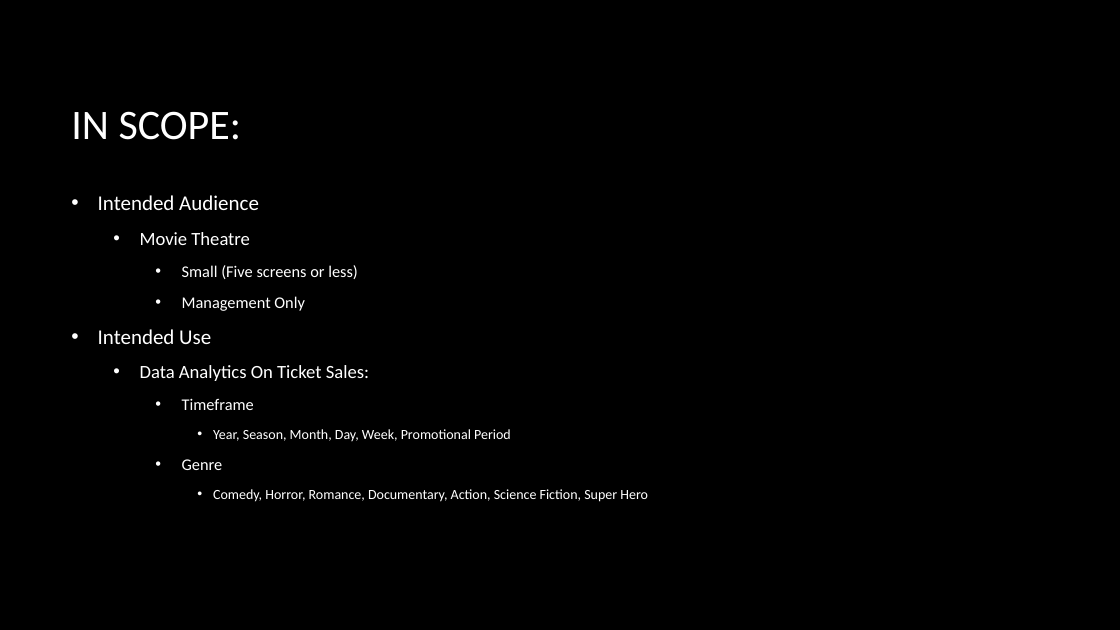
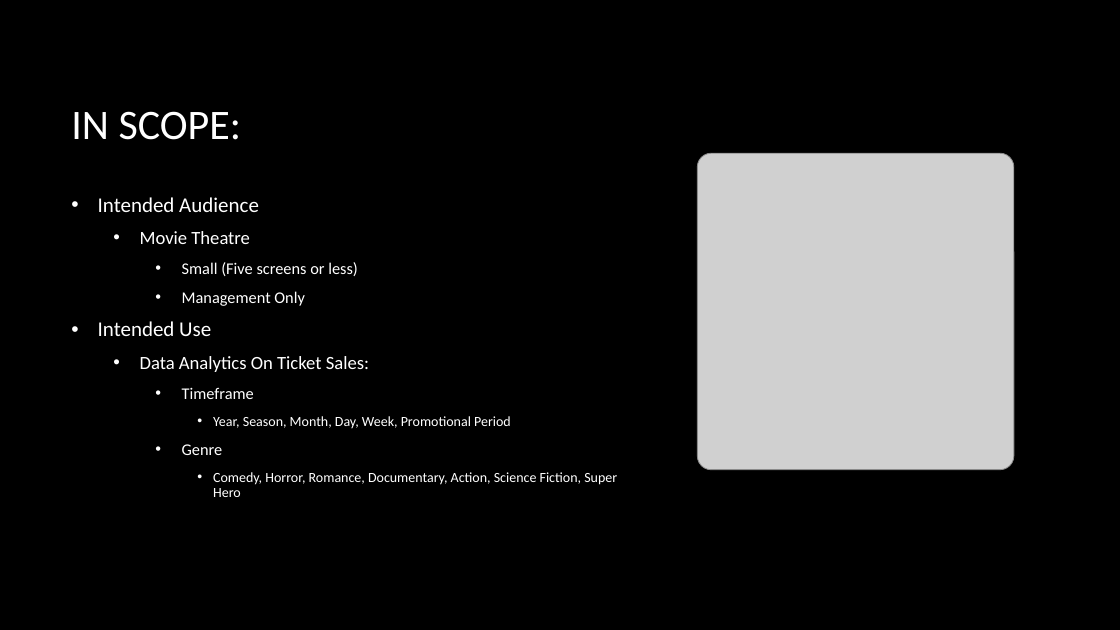
Before and after one commit to sam720/movieProject, a slide deck: slide 6 of Movie Theater ticket sales system.pptx. Drawn at 1120x630 pixels with LibreOffice and Linux fonts; fonts in the diff are those of the drawing; grey boxes stand for pictures; background and template pictures are left out. Boxes give left, top, right and bottom in pixels: in the first picture for what was removed or moved away, otherwise in the second. Text is boxed around its words. In the diff, an @@ line names an element or a change of style, - is before the commit and + after.

```diff
--- a/Movie Theater ticket sales system.pptx
+++ b/Movie Theater ticket sales system.pptx
@@ picture added at box(697, 153, 1014, 470) @@
@@ text "Intended Audience" at box(98, 197, 617, 497): line spacing 1 to 0.9 @@
```
Also in this commit, not shown: 2 other slides changed.
